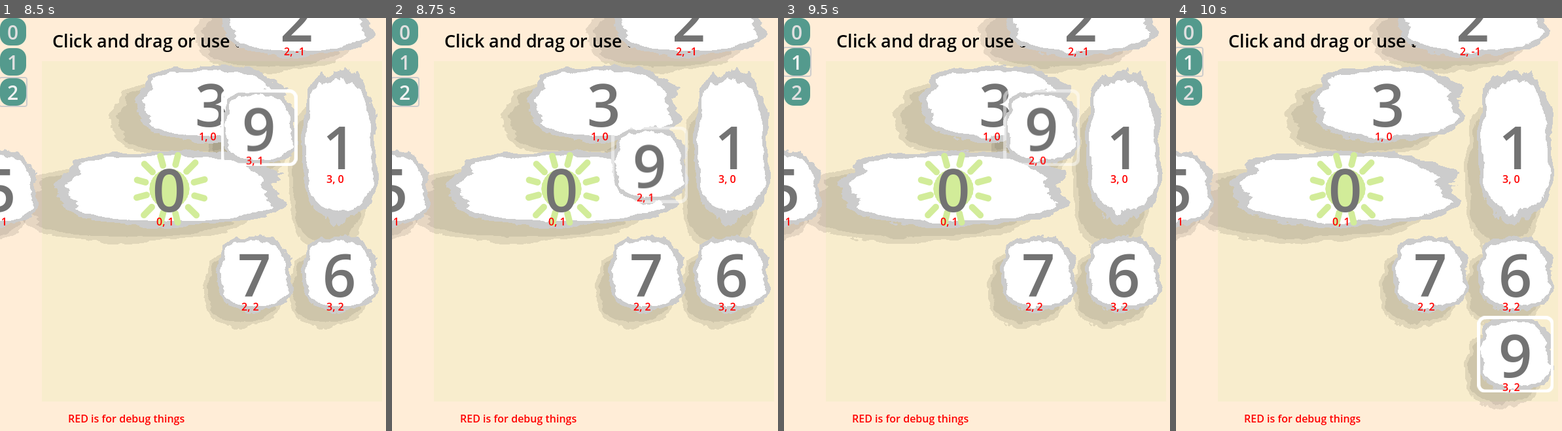
Above: before the commit, frames 1-4 (left to right).
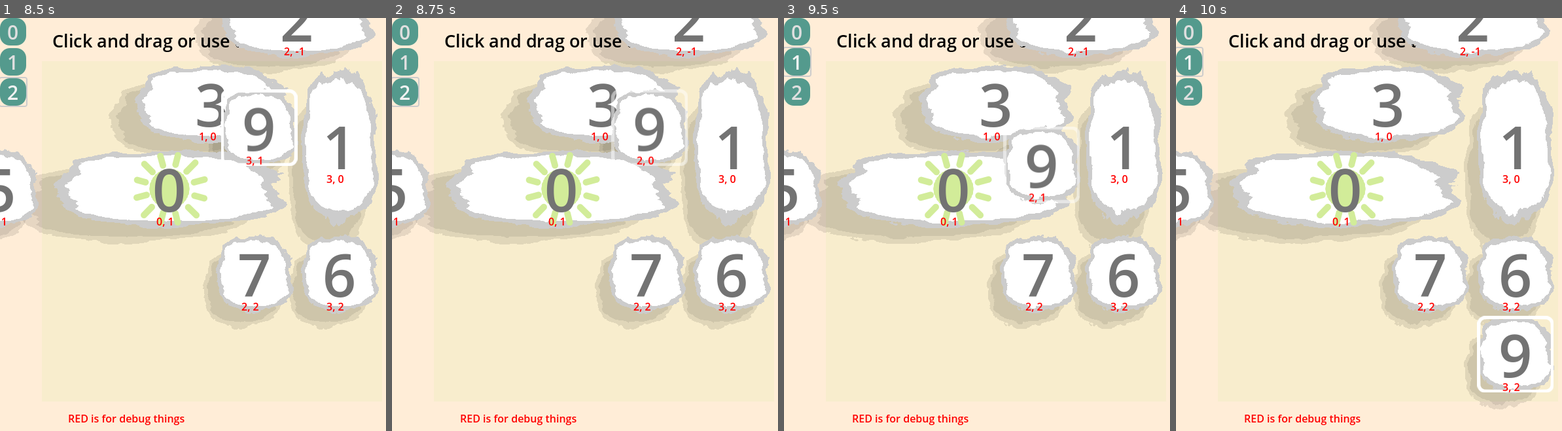
Above: after the commit, the same moments.

Repository: firelighted/comfyjam2026_slidingsun
Game: Godot game, scene res://scenes_scripts/main_2d.tscn
The game is run twice, just before and just after one commit, with the same random seed, the same clock (stepped at 60 frames per second) and the same inputs. The engine's default icon, where the game draws it, is replaced by a stand-in: a white triangle on a blue panel in a dark square.
Inputs (mouse positions are in pixels of both pictures, inside the frame that each line leads up to):
- Up to frame 1 (8.5 s): click "0" at 0.5 s; click "1" at 1.25 s; click "2" at 2 s; drag from (127, 104) to (297, 104) at 2.77 s; drag from (297, 104) to (169, 187) at 3.52 s; hold Right (ui_right) 4.28-5 s; click (169, 187) at 4.42 s; drag from (339, 232) to (212, 104) at 5.02 s; drag from (84, 274) to (169, 187) at 5.77 s; drag from (169, 274) to (339, 146) at 6.52 s; move the mouse to (254, 274) at 7.27 s; hold Down (ui_down) 7.28-8 s; click (254, 274) at 7.42 s; drag from (339, 360) to (339, 146) at 8.02 s
- Up to frame 2 (8.75 s): no input
- Up to frame 3 (9.5 s): move the mouse to (1085, 207) at 8.77 s; hold Up (ui_up) from 8.78 s (still down)
- Up to frame 4 (10 s): release Up (ui_up) at 9.5 s; drag from (1303, 249) to (1430, 274) at 9.52 s

Frame 1 is identical in both runs. In frame 2, 2.7% of the frame differs, in the area x 54-77%, y 16-46%; in frame 3, 2.7%, in the area x 54-77%, y 17-46%; in frame 4, nothing differs.

Commit message:
umbrella art

Diff:
--- a/scenes_scripts/main_2d.tscn
+++ b/scenes_scripts/main_2d.tscn
@@ -99,9 +99,6 @@
 
 [node name="BlockParent" type="Node2D" parent="Main2D"]
 
-[node name="Block" parent="Main2D/BlockParent" instance=ExtResource("6_6y1a6")]
-position = Vector2(-152, -146)
-
 [node name="palette" type="Sprite2D" parent="Main2D"]
 position = Vector2(323, -107)
 texture = ExtResource("2_31q7j")
@@ -142,3 +139,6 @@
 width = 30.0
 width_curve = SubResource("Curve_ihapv")
 default_color = Color(1, 0, 0, 1)
+
+[node name="Block" parent="." instance=ExtResource("6_6y1a6")]
+position = Vector2(-72, -96)
--- /dev/null
+++ b/scenes_scripts/umbrella.gd
@@ -0,0 +1,28 @@
+extends Node2D
+
+
+
+@export var anim_player_path: NodePath = "AnimationPlayer"
+var anim_player: AnimationPlayer
+
+var is_open = true
+
+func _ready():
+	anim_player = get_node(anim_player_path)
+	change_state(false)
+
+
+func change_state(new_state_is_open):
+	if is_open != new_state_is_open:
+		is_open = new_state_is_open
+		if new_state_is_open:
+			anim_player.play("open")
+			anim_player.queue("open_idle")
+		else:
+			anim_player.play("close")
+			anim_player.queue("close_idle")
+
+
+
+func _on_button_pressed() -> void:
+	change_state(!is_open)
--- /dev/null
+++ b/scenes_scripts/umbrella.tscn
@@ -0,0 +1,133 @@
+[gd_scene load_steps=10 format=3 uid="uid://c28mv8pkwdy6d"]
+
+[ext_resource type="Script" path="res://scenes_scripts/umbrella.gd" id="1_bg5tw"]
+[ext_resource type="Texture2D" uid="uid://ipw232pwpnij" path="res://images/ground/umbrella-Sheet.png" id="2_5gif6"]
+
+[sub_resource type="Animation" id="Animation_ke3jf"]
+length = 0.001
+tracks/0/type = "value"
+tracks/0/imported = false
+tracks/0/enabled = true
+tracks/0/path = NodePath(".:frame")
+tracks/0/interp = 1
+tracks/0/loop_wrap = true
+tracks/0/keys = {
+"times": PackedFloat32Array(0),
+"transitions": PackedFloat32Array(1),
+"update": 1,
+"values": [0]
+}
+
+[sub_resource type="Animation" id="Animation_pw1ey"]
+resource_name = "open"
+length = 2.0
+step = 0.1
+tracks/0/type = "value"
+tracks/0/imported = false
+tracks/0/enabled = true
+tracks/0/path = NodePath(".:frame")
+tracks/0/interp = 1
+tracks/0/loop_wrap = true
+tracks/0/keys = {
+"times": PackedFloat32Array(0, 0.1, 0.2, 0.3, 0.4, 0.5, 0.6, 0.7, 0.8, 0.9, 1, 1.09185, 1.18981, 1.29185, 1.38981, 1.48573, 1.6),
+"transitions": PackedFloat32Array(1, 0.90125, 1, 1, 1, 1, 1, 1, 1, 1, 1, 1, 1, 1, 1, 1, 1),
+"update": 1,
+"values": [15, 14, 13, 12, 11, 10, 9, 8, 7, 6, 5, 4, 3, 2, 1, 1, 0]
+}
+
+[sub_resource type="Animation" id="Animation_hlqaq"]
+resource_name = "close"
+length = 2.0
+tracks/0/type = "value"
+tracks/0/imported = false
+tracks/0/enabled = true
+tracks/0/path = NodePath(".:frame")
+tracks/0/interp = 1
+tracks/0/loop_wrap = true
+tracks/0/keys = {
+"times": PackedFloat32Array(0, 0.1, 0.2, 0.3, 0.4, 0.5, 0.6, 0.7, 0.8, 0.9, 1, 1.1, 1.2, 1.3, 1.4, 1.5, 1.6),
+"transitions": PackedFloat32Array(1, 1, 1, 1, 1, 1, 1, 1, 1, 1, 1, 1, 1, 1, 1, 0.90125, 1),
+"update": 1,
+"values": [0, 1, 1, 2, 3, 4, 5, 6, 7, 8, 9, 10, 11, 12, 13, 14, 15]
+}
+
+[sub_resource type="Animation" id="Animation_tjvnj"]
+resource_name = "close_idle"
+length = 5.0
+loop_mode = 1
+step = 0.1
+tracks/0/type = "value"
+tracks/0/imported = false
+tracks/0/enabled = true
+tracks/0/path = NodePath(".:frame")
+tracks/0/interp = 1
+tracks/0/loop_wrap = true
+tracks/0/keys = {
+"times": PackedFloat32Array(0, 1, 2),
+"transitions": PackedFloat32Array(1, 1, 1),
+"update": 1,
+"values": [13, 14, 15]
+}
+
+[sub_resource type="Animation" id="Animation_w3dr6"]
+resource_name = "open_idle"
+length = 5.0
+loop_mode = 1
+tracks/0/type = "value"
+tracks/0/imported = false
+tracks/0/enabled = true
+tracks/0/path = NodePath(".:frame")
+tracks/0/interp = 1
+tracks/0/loop_wrap = true
+tracks/0/keys = {
+"times": PackedFloat32Array(0, 1.53333, 3.03333, 3.56667),
+"transitions": PackedFloat32Array(1, 1, 1, 1),
+"update": 1,
+"values": [0, 1, 2, 1]
+}
+
+[sub_resource type="AnimationLibrary" id="AnimationLibrary_jgu3l"]
+_data = {
+"RESET": SubResource("Animation_ke3jf"),
+"close": SubResource("Animation_hlqaq"),
+"close_idle": SubResource("Animation_tjvnj"),
+"open": SubResource("Animation_pw1ey"),
+"open_idle": SubResource("Animation_w3dr6")
+}
+
+[sub_resource type="StyleBoxEmpty" id="StyleBoxEmpty_qsbmj"]
+
+[node name="Umbrella" type="Node2D"]
+position = Vector2(40, 152)
+script = ExtResource("1_bg5tw")
+
+[node name="Sprite2D" type="Sprite2D" parent="."]
+scale = Vector2(0.2, 0.2)
+texture = ExtResource("2_5gif6")
+hframes = 16
+frame = 15
+
+[node name="AnimationPlayer" type="AnimationPlayer" parent="."]
+root_node = NodePath("../Sprite2D")
+libraries = {
+"": SubResource("AnimationLibrary_jgu3l")
+}
+
+[node name="OpenCloseUmbrellaButton" type="Button" parent="."]
+custom_minimum_size = Vector2(65, 65)
+anchors_preset = 8
+anchor_left = 0.5
+anchor_top = 0.5
+anchor_right = 0.5
+anchor_bottom = 0.5
+offset_left = -32.0
+offset_top = -26.0
+offset_right = 38.0
+offset_bottom = 44.0
+grow_horizontal = 2
+grow_vertical = 2
+pivot_offset = Vector2(35, 35)
+theme_override_styles/focus = SubResource("StyleBoxEmpty_qsbmj")
+flat = true
+
+[connection signal="pressed" from="OpenCloseUmbrellaButton" to="." method="_on_button_pressed"]
Binary file added: images/ground/umbrella-Sheet.png
Binary file added: images/ground/umbrella.aseprite
Binary file added: images/ground/umbrella.gif
